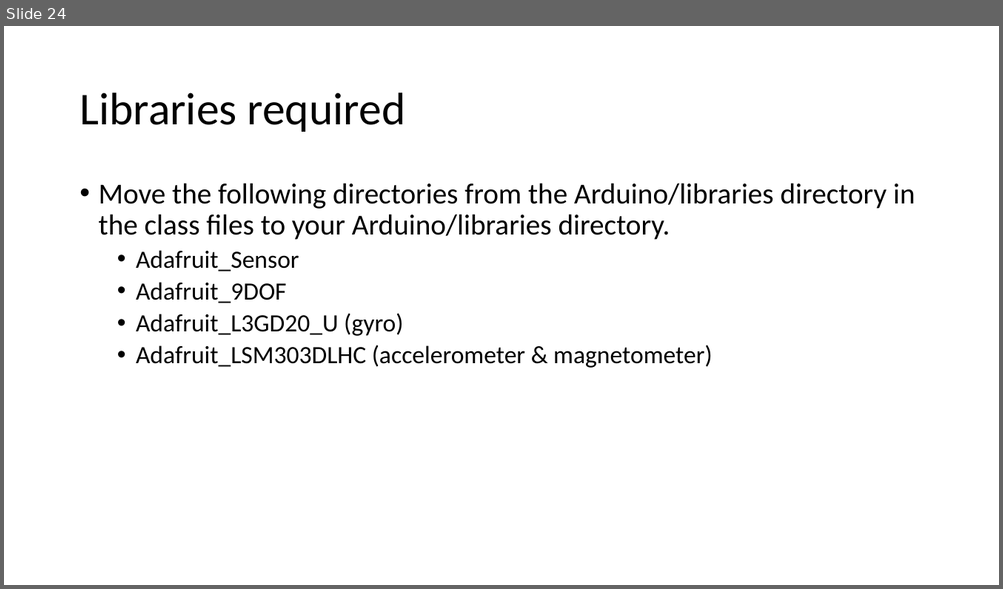
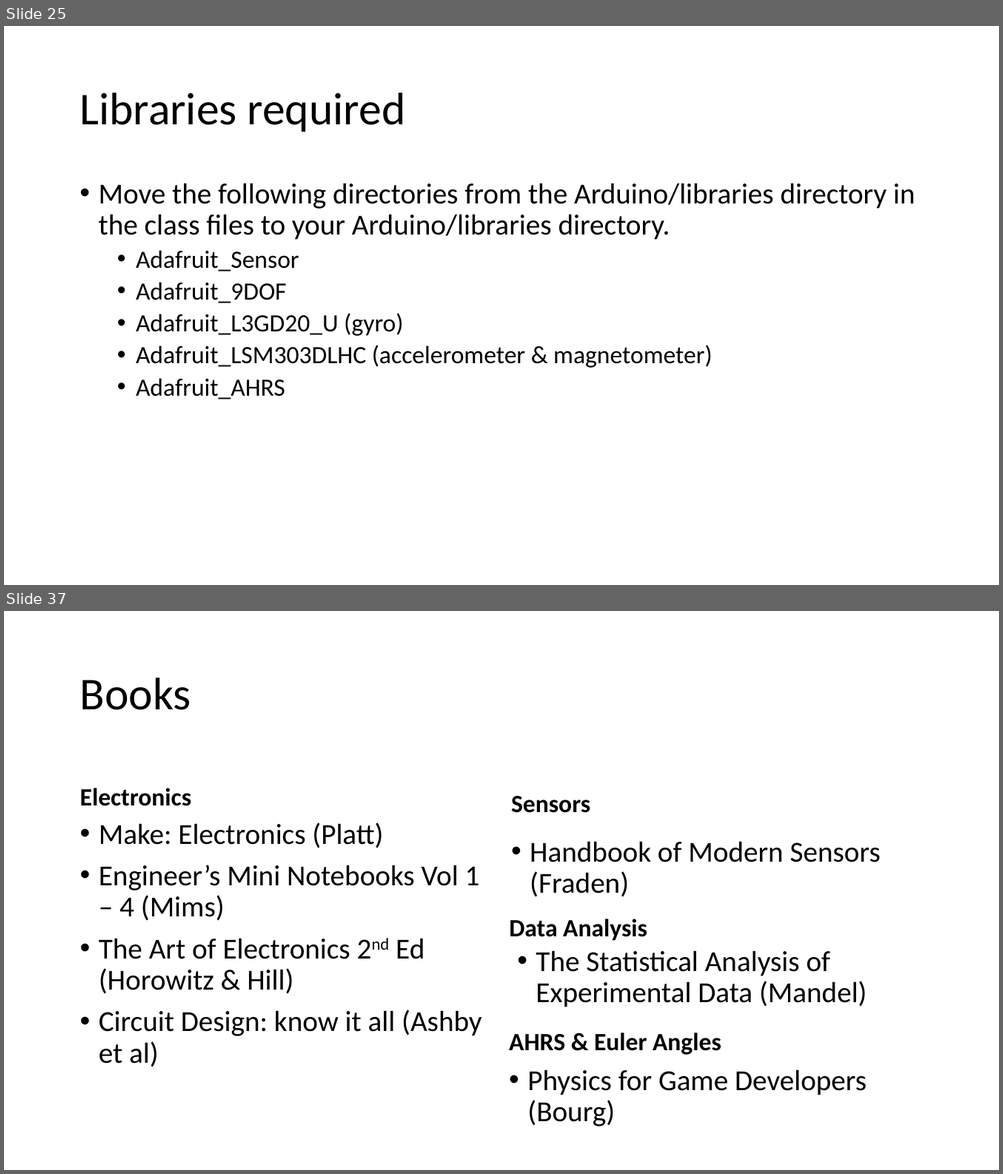
Before and after one commit to logos-electromechanical/SensorWorkshop, a slide deck: presentation/Mobile Sensors Workshop, Part 2.pptx. Shown one above the other, each under a label of ours: slide 24 before the commit, slides 25 and 37 after it; the slides between them are not shown. The pictures are 1003x589 and 1003x1174 pixels, drawn with LibreOffice and Linux fonts; fonts in the diff are those of the drawing. Boxes give left, top, right and bottom in pixels: in the first picture for what was removed or moved away, otherwise in the second. Text is boxed around its words. In the diff, an @@ line names an element or a change of style, - is before the commit and + after.

```diff
--- a/presentation/Mobile Sensors Workshop, Part 2.pptx
+++ b/presentation/Mobile Sensors Workshop, Part 2.pptx
@@ slide 37 added at [4,611,999,1170], background #FFFFFF @@
@@ title added at [80,678,191,710], 44 pt, text #000000 @@
+Books
@@ text added at [80,788,191,806], 24 pt, text #000000, bold @@
+Electronics
@@ text added at [511,796,590,813], 24 pt, text #000000, bold @@
+Sensors
@@ text added at [99,823,481,1068], 28 pt, text #000000 @@
+• Make: Electronics (Platt)
+• Engineer’s Mini Notebooks Vol 1 – 4 (Mims)
+• The Art of Electronics 2nd Ed (Horowitz & Hill)
+• Circuit Design: know it all (Ashby et al)
@@ text added at [529,841,880,897], 28 pt, text #000000 @@
+• Handbook of Modern Sensors (Fraden)
@@ text added at [509,919,647,941], 24 pt, text #000000, bold @@
+Data Analysis
@@ text added at [535,951,867,1008], 28 pt, text #000000 @@
+• The Statistical Analysis of Experimental Data (Mandel)
@@ text added at [509,1033,721,1055], 24 pt, text #000000, bold @@
+AHRS & Euler Angles
@@ text added at [527,1070,866,1127], 28 pt, text #000000 @@
+• Physics for Game Developers (Bourg)
@@ what was slide 24 is now slide 25 @@
@@ slide 25 changed as well @@
@@ text at [136,378,285,400]: paragraph added @@
+  • Adafruit_AHRS
```
Also in this commit, not shown: 13 other slides added, 24 other files.
